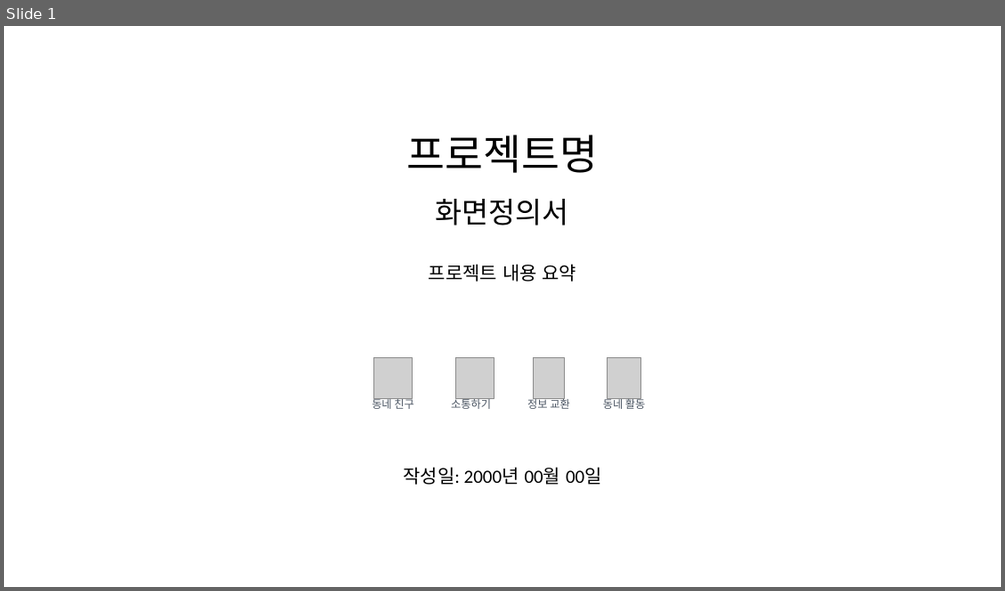
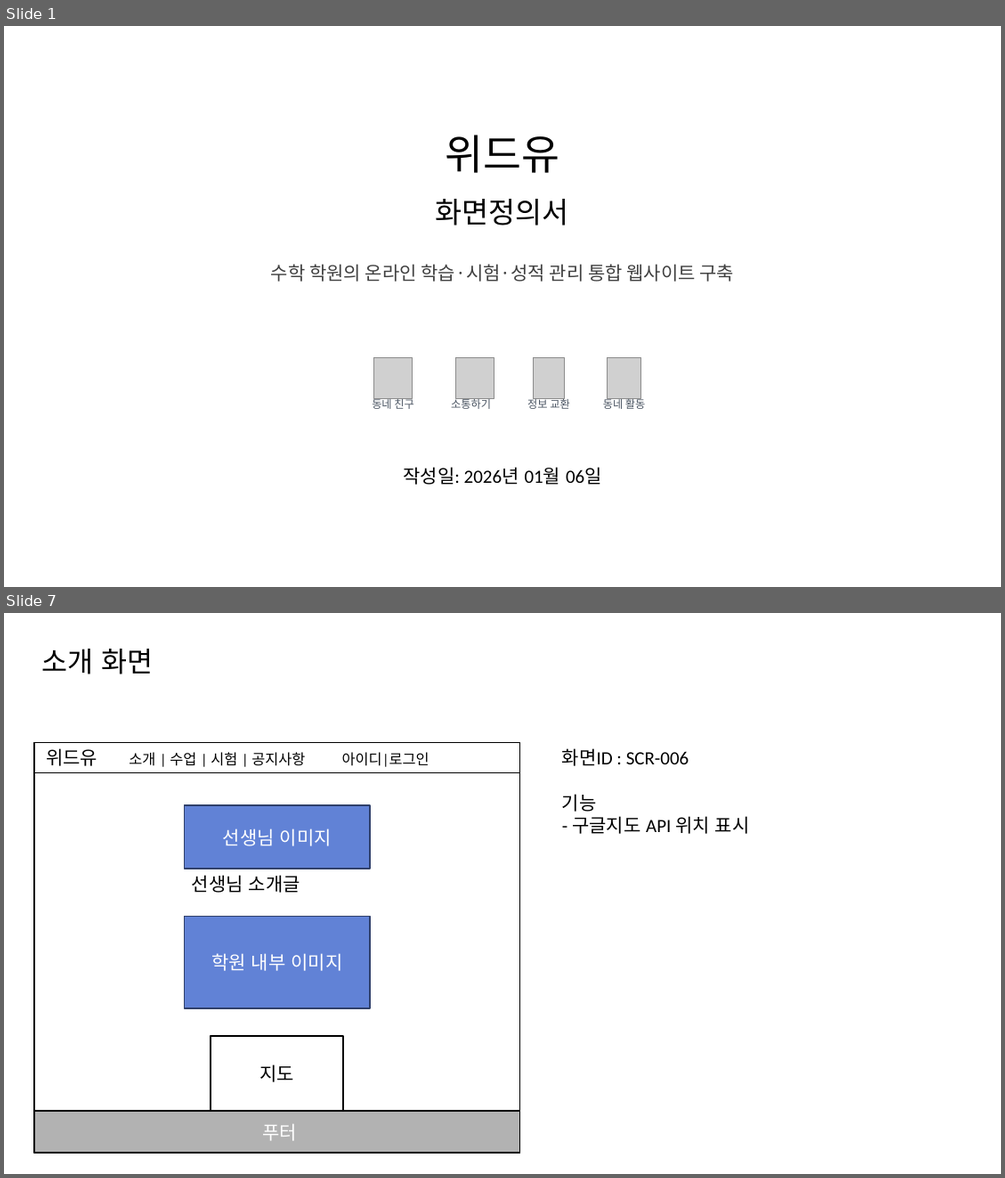
Before and after one commit to wjdgkr3386/withyou, a slide deck: docs/4_화면정의서/화면정의서.pptx. Shown one above the other, each under a label of ours: slide 1 before the commit, slides 1 and 7 after it; the slides between them are not shown. The pictures are 1005x591 and 1005x1178 pixels, drawn with LibreOffice and Linux fonts; fonts in the diff are those of the drawing; grey boxes stand for pictures. Boxes give left, top, right and bottom in pixels: in the first picture for what was removed or moved away, otherwise in the second. Text is boxed around its words. In the diff, an @@ line names an element or a change of style, - is before the commit and + after.

Commit message:
화면정의서 중간커밋

```diff
--- a/docs/4_화면정의서/화면정의서.pptx
+++ b/docs/4_화면정의서/화면정의서.pptx
@@ slide 7 added at box(4, 613, 1001, 1174), background #FFFFFF @@
@@ text added at box(41, 649, 153, 674), 27 pt, text #000000 @@
+소개 화면
@@ rectangle added at box(34, 742, 520, 1153), fill #FFFFFF, outline #000000 1.5 pt @@
@@ rectangle added at box(34, 742, 520, 772), outline #000000 0.75 pt, 14 pt, text #000000 @@
+위드유 소개 | 수업 | 시험 | 공지사항 아이디|로그인
@@ text added at box(562, 748, 750, 834), 18 pt, text #000000 @@
+화면ID : SCR-006
+기능
+- 구글지도 API 위치 표시
@@ rectangle added at box(184, 806, 370, 868), fill #6182D6, outline #30416A 1.5 pt, 18 pt, text #FFFFFF @@
+선생님 이미지
@@ text added at box(192, 875, 300, 892), 18 pt, text #000000 @@
+선생님 소개글
@@ rectangle added at box(184, 916, 370, 1008), fill #6182D6, outline #30416A 1.5 pt, 18 pt, text #FFFFFF @@
+학원 내부 이미지
@@ rectangle added at box(211, 1037, 343, 1111), fill #FFFFFF, outline #000000 1.5 pt, 18 pt, text #000000 @@
+지도
@@ rectangle added at box(34, 1111, 520, 1153), fill #B2B2B2, outline #000000 1.5 pt, 18 pt, text #FFFFFF @@
+푸터
@@ slide 1 changed as well @@
@@ text at box(445, 135, 560, 173): text changed @@
-프로젝트명
+위드유
@@ text at box(271, 264, 734, 281): text changed; font Calibri to Noto Sans CJK KR; text colour #000000 to #404040 @@
-프로젝트 내용 요약
+수학 학원의 온라인 학습·시험·성적 관리 통합 웹사이트 구축
@@ text at box(403, 467, 602, 484): text changed @@
-작성일: 2000년 00월 00일
+작성일: 2026년 01월 06일
```
Also in this commit, not shown: 7 other slides added, 1 slide removed.
